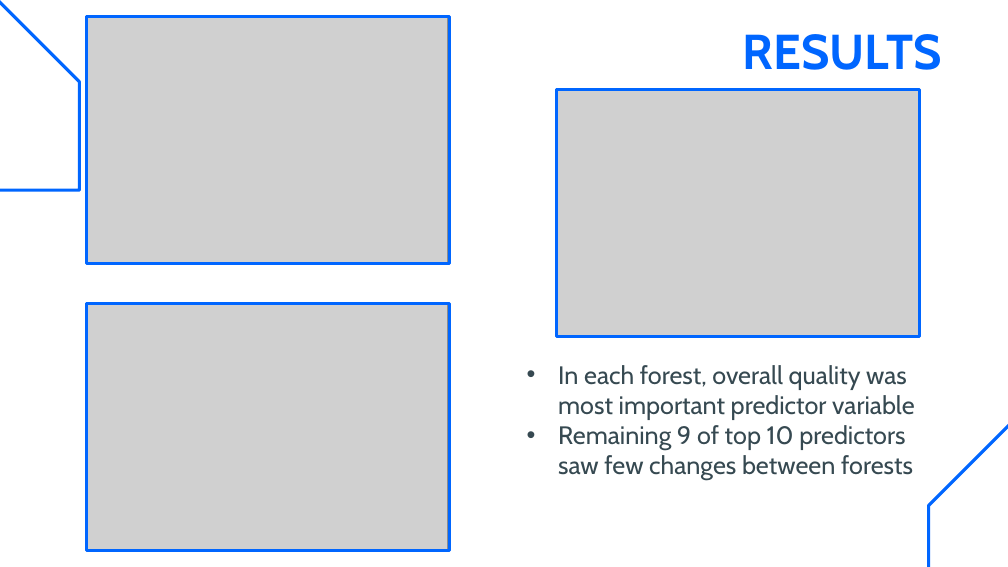
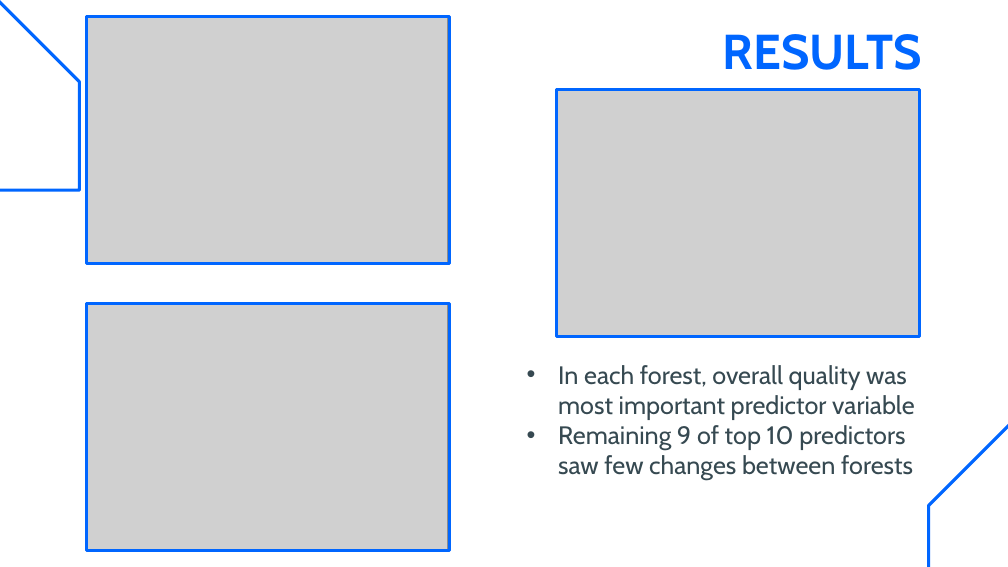
Before and after one commit to simrankota/comp4442_finalproject, a slide deck: slide 11 of Slides Final.pptx. Drawn at 1008x567 pixels with LibreOffice and Linux fonts; fonts in the diff are those of the drawing; grey boxes stand for pictures. Boxes give left, top, right and bottom in pixels: in the first picture for what was removed or moved away, otherwise in the second. Text is boxed around its words. In the diff, an @@ line names an element or a change of style, - is before the commit and + after.

```diff
--- a/Slides Final.pptx
+++ b/Slides Final.pptx
@@ title "RESULTS" moved from (x1=743, y1=34, x2=942, y2=70) to (x1=723, y1=34, x2=922, y2=70) @@
```
Also in this commit, not shown: 2 other slides changed.
